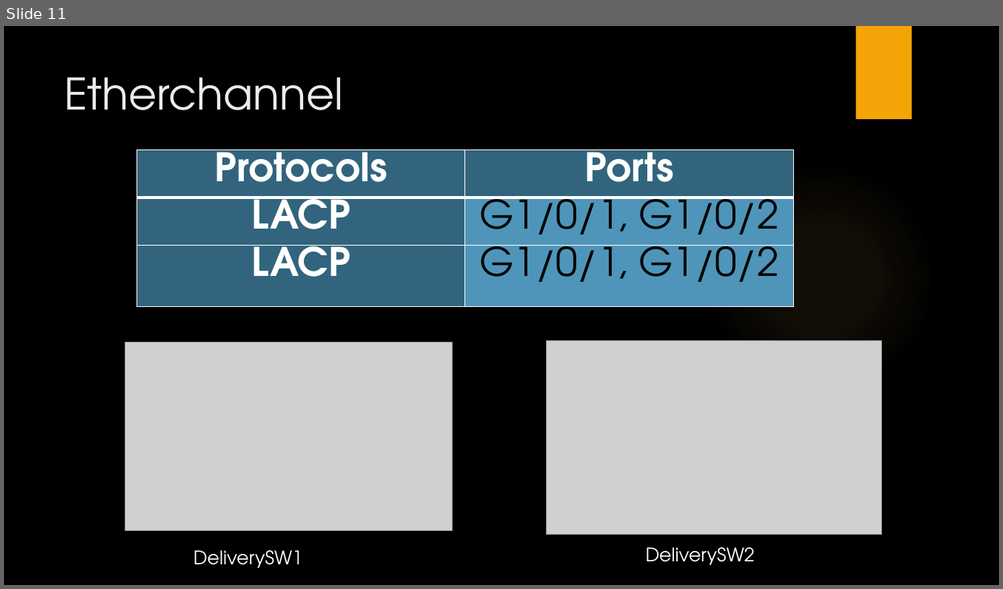
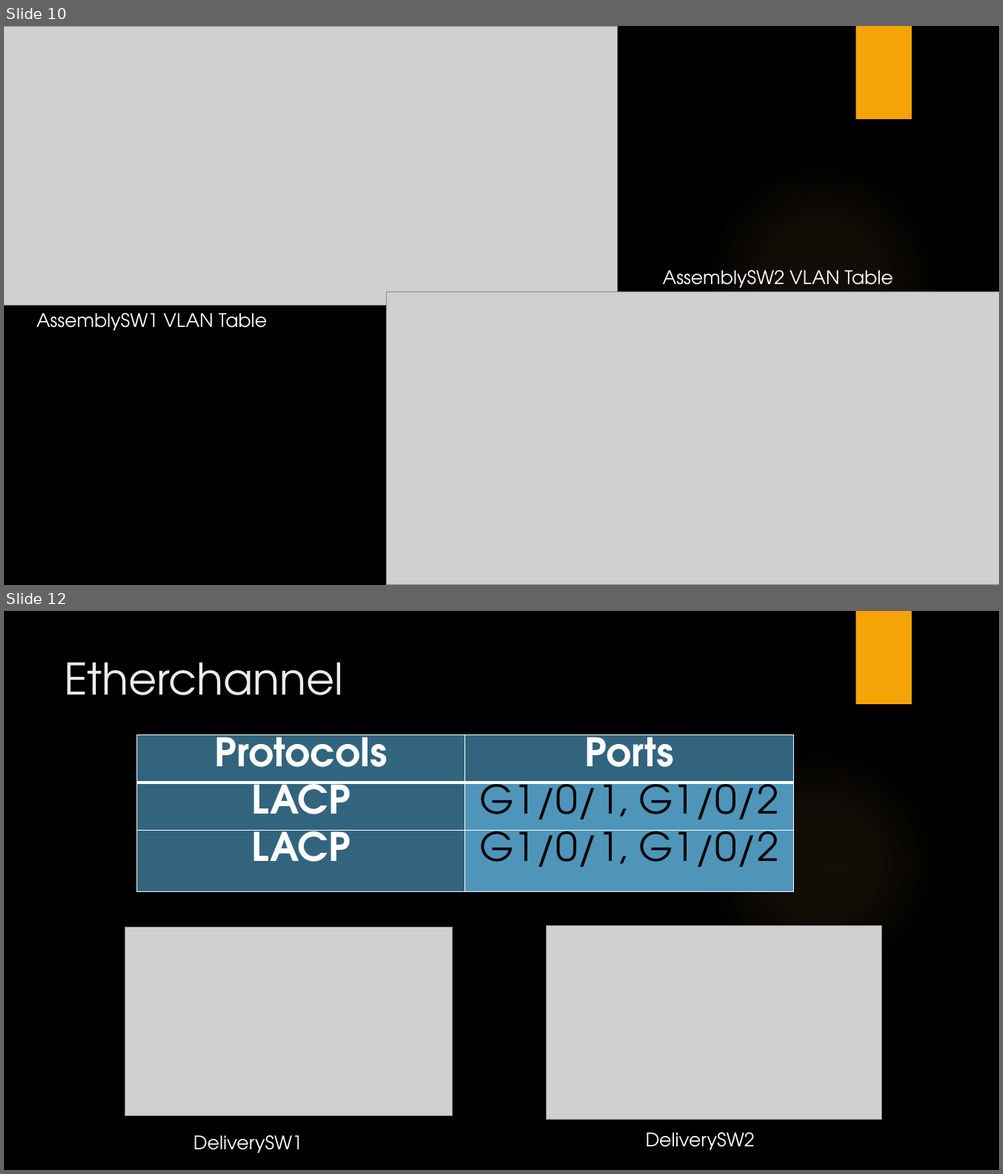
Before and after one commit to LajkaK2006/BorsodNet, a slide deck: BorsodNet.pptx. Shown one above the other, each under a label of ours: slide 11 before the commit, slides 10 and 12 after it; the slides between them are not shown. The pictures are 1003x589 and 1003x1174 pixels, drawn with LibreOffice and Linux fonts; fonts in the diff are those of the drawing; grey boxes stand for pictures; background and template pictures are left out. Boxes give left, top, right and bottom in pixels: in the first picture for what was removed or moved away, otherwise in the second. Text is boxed around its words. In the diff, an @@ line names an element or a change of style, - is before the commit and + after.

```diff
--- a/BorsodNet.pptx
+++ b/BorsodNet.pptx
@@ slide 10 added at box(4, 26, 999, 585), background picture (left out); not listed: 2 template elements that a slide beside it also shows @@
@@ picture added at box(4, 26, 617, 306) @@
@@ text added at box(663, 270, 893, 293), 18 pt, text #FFFFFF @@
+AssemblySW2 VLAN Table
@@ text added at box(37, 313, 267, 331), 18 pt, text #FFFFFF @@
+AssemblySW1 VLAN Table
@@ picture added at box(386, 292, 999, 585) @@
@@ what was slide 11 is now slide 12 @@
```
Also in this commit, not shown: 6 slides changed, 4 other slides added, 2 slides removed.
